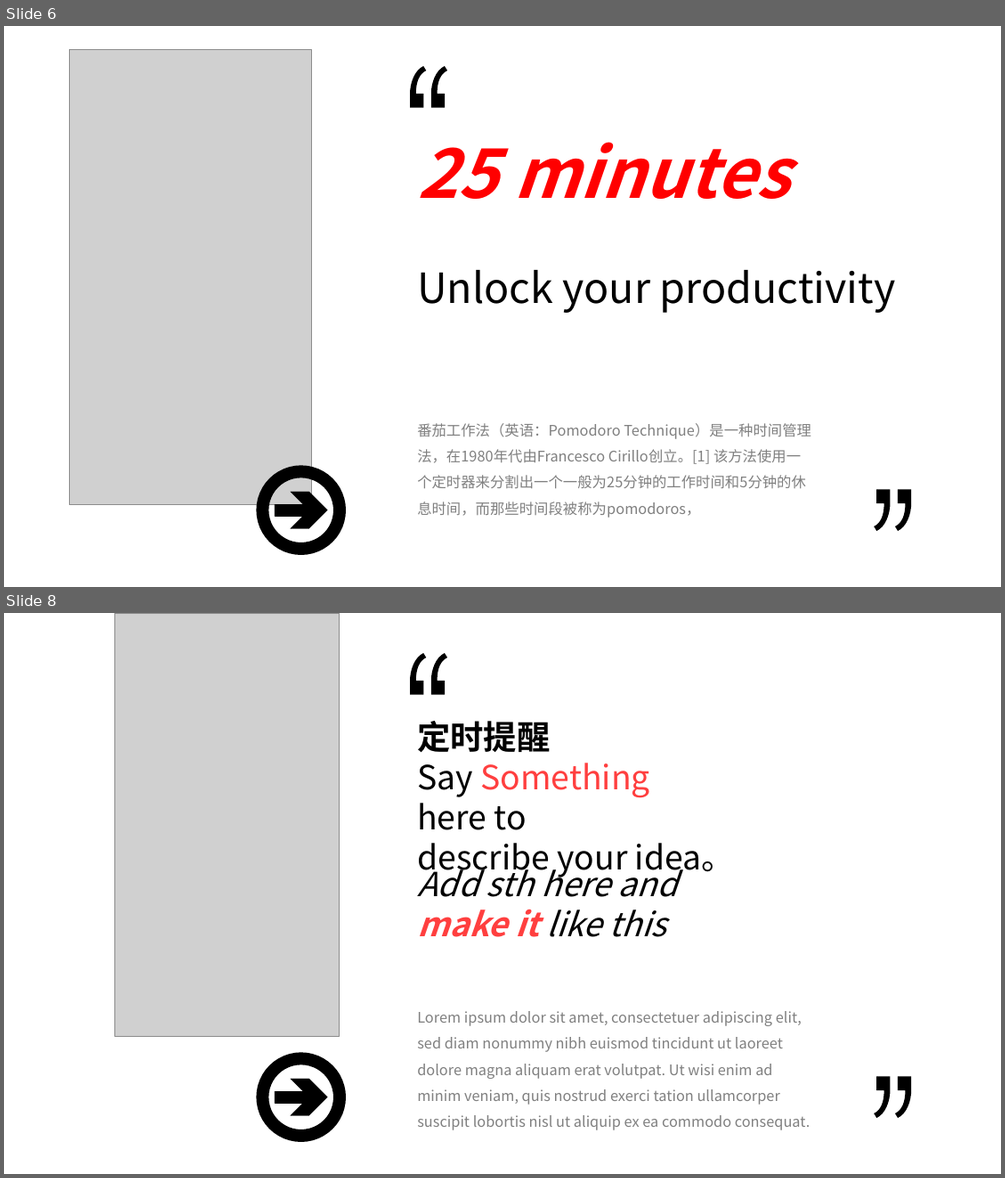
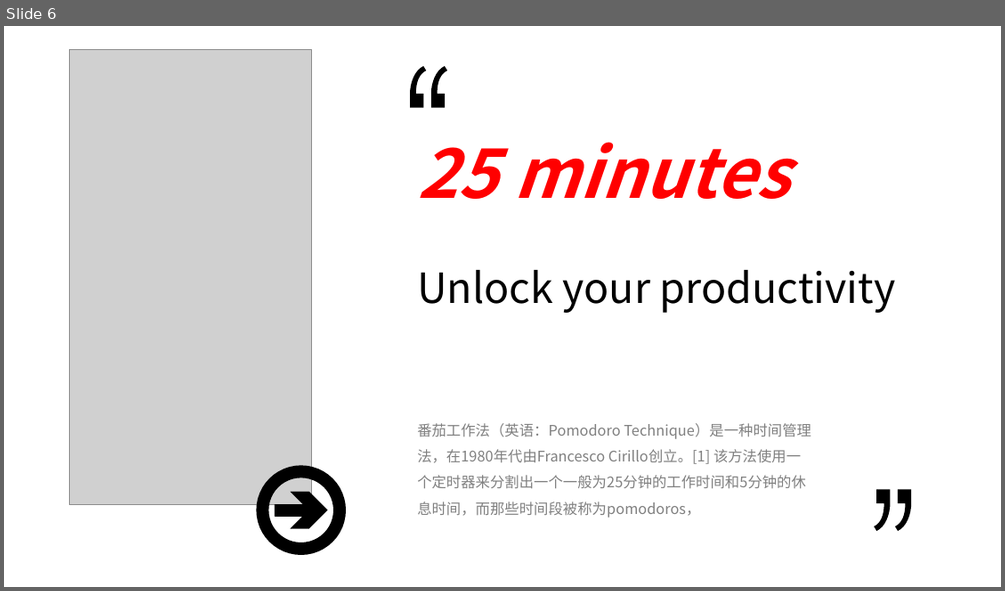
Before and after one commit to ttzztztz/SSE_201906, a slide deck: documents/展示ppt.pptx. Shown one above the other, each under a label of ours: slides 6 and 8 before the commit, slide 6 after it; the slides between them are not shown. The pictures are 1005x1178 and 1005x591 pixels, drawn with LibreOffice and Linux fonts; fonts in the diff are those of the drawing; grey boxes stand for pictures. Boxes give left, top, right and bottom in pixels: in the first picture for what was removed or moved away, otherwise in the second. Text is boxed around its words. In the diff, an @@ line names an element or a change of style, - is before the commit and + after.

```diff
--- a/documents/展示ppt.pptx
+++ b/documents/展示ppt.pptx
@@ slide 8 removed at [4,613,1001,1174], background #FFFFFF @@
@@ picture removed at [114,613,340,1037] @@
@@ freeform shape removed at [410,653,447,695] @@
@@ text removed at [417,721,735,878] @@
-定时提醒
-Say Something
-here to
-describe your idea。
@@ text removed at [417,860,678,937] @@
-Add sth here and make it like this
@@ text removed at [417,1011,809,1130] @@
-Lorem ipsum dolor sit amet, consectetuer adipiscing elit, sed diam nonummy nibh euismod tincidunt ut laoreet dolore magna aliquam erat volutpat. Ut wisi enim ad minim veniam, quis nostrud exerci tation ullamcorper suscipit lobortis nisl ut aliquip ex ea commodo consequat.
@@ ellipse removed at [263,1059,340,1135] @@
@@ rectangle removed at [275,1091,311,1103] @@
@@ chevron removed at [291,1078,327,1116] @@
@@ freeform shape removed at [874,1077,911,1119] @@
```
Also in this commit, not shown: 1 slide added, 1 other slide removed, 13 other files.
